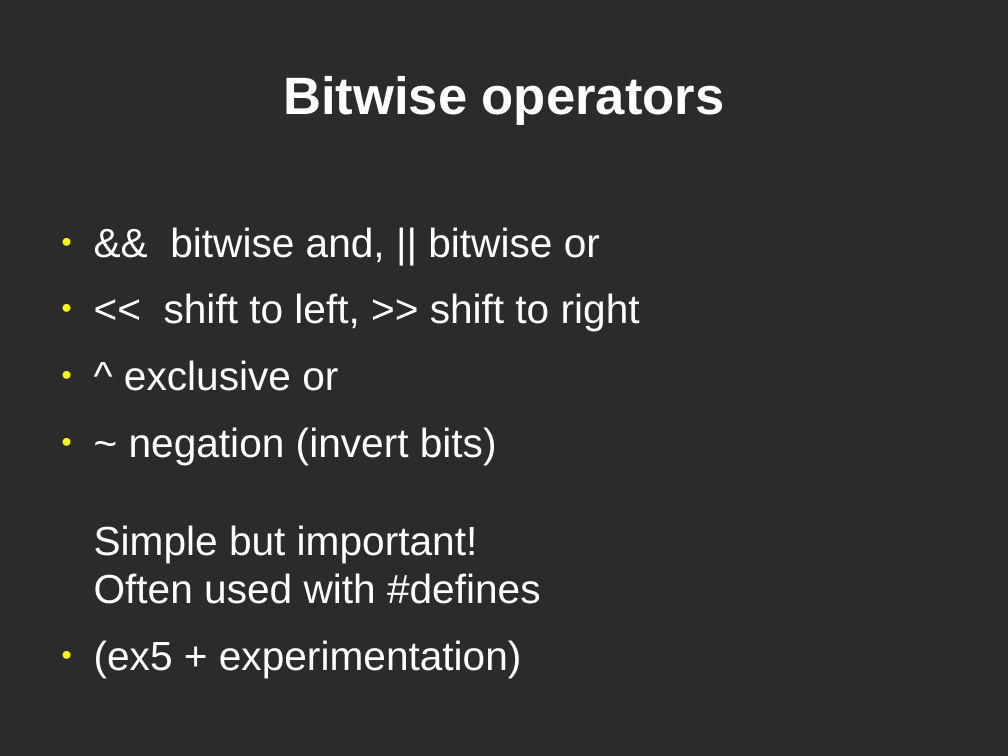
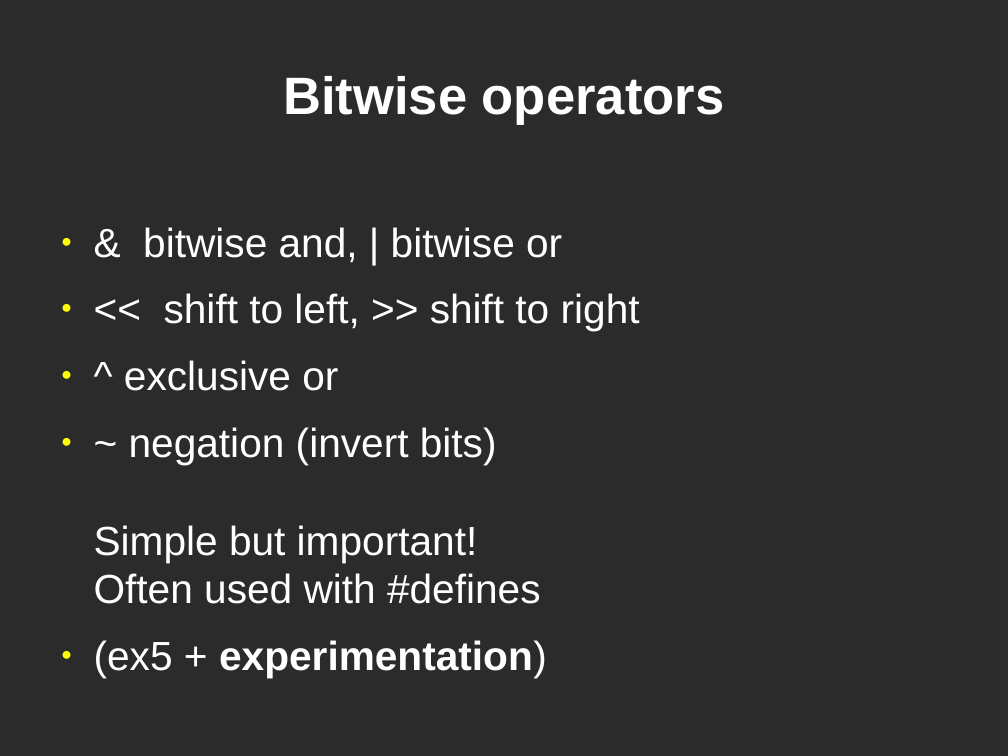
Before and after one commit to dklamet/class, a slide deck: slide 7 of docs/class2.odp. Drawn at 1008x756 pixels with LibreOffice and Linux fonts; fonts in the diff are those of the drawing; background and template pictures are left out; a plain dark background stands for a picture behind light text. Boxes give left, top, right and bottom in pixels: in the first picture for what was removed or moved away, otherwise in the second. Text is boxed around its words. In the diff, an @@ line names an element or a change of style, - is before the commit and + after.

```diff
--- a/docs/class2.odp
+++ b/docs/class2.odp
@@ text at [143, 227, 562, 263]: text changed @@
-● && bitwise and, || bitwise or
+● & bitwise and, | bitwise or
@@ text at [94, 640, 547, 678]: bold on in "experimentation)" @@
```
Also in this commit, not shown: 3 slides added, 5 other files.
